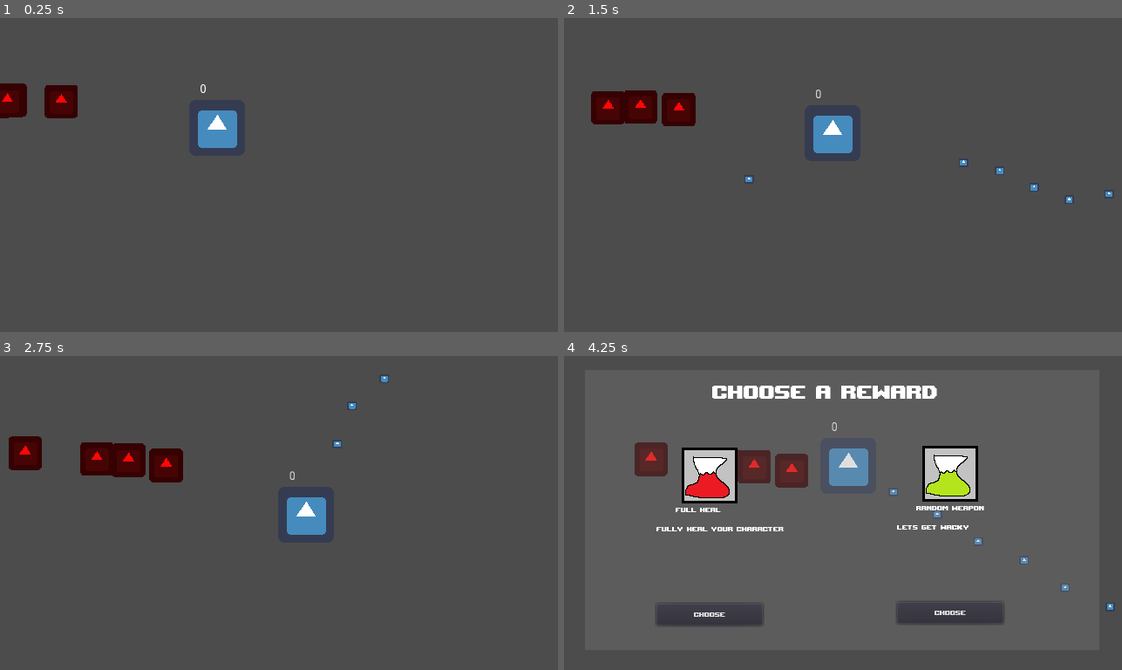
Above: before the commit, frames 1-4 (two rows, left to right).
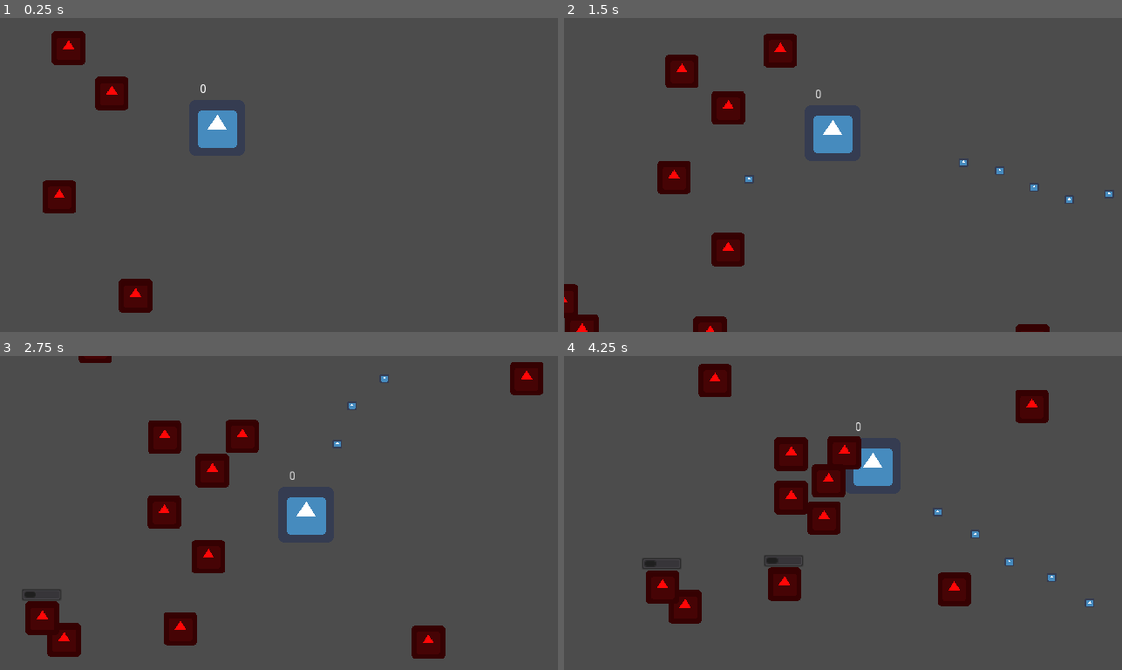
Above: after the commit, the same moments.

Repository: diegoteran/LudumDare52
Game: Godot game, scene res://world.tscn
Two runs of this game, one before a commit and one after it. Both use one fixed random seed, a clock stepped at 60 frames per second and the inputs below. The engine's default icon, where the game draws it, is replaced by a stand-in: a white triangle on a blue panel in a dark square.
Inputs (mouse positions are in pixels of both pictures, inside the frame that each line leads up to):
- Up to frame 1 (0.25 s): no input
- Up to frame 2 (1.5 s): move the mouse to (965, 159) at 0.52 s; press the mouse at (965, 159) at 0.53 s; hold D (move_right) 0.53-1.28 s; move the mouse to (731, 190) at 1.27 s; release the mouse at (731, 190) at 1.28 s; hold S (move_down) from 1.28 s (still down); click (731, 190) at 1.35 s
- Up to frame 3 (2.75 s): move the mouse to (334, 443) at 2.02 s; release S (move_down) at 2.03 s; press the mouse at (334, 443) at 2.03 s; hold D (move_right) from 2.03 s (still down)
- Up to frame 4 (4.25 s): move the mouse to (815, 575) at 2.77 s; release D (move_right) at 2.78 s; release the mouse at (815, 575) at 2.78 s; hold W (move_up) 2.78-3.53 s; click (815, 575) at 2.85 s; move the mouse to (1010, 560) at 3.52 s; press the mouse at (1010, 560) at 3.53 s; hold A (move_left) from 3.53 s (still down); tap J (debug) at 4.15 s

The runs differ from the first frame. In frame 1, 3.7% of the frame differs, in the area x 0-28%, y 4-94%; in frame 2, 6.1%; in frame 3, 8.8%; in frame 4, 16%, in the area x 12-99%, y 2-86%.
Error after the commit: Invalid call. Nonexistent function 'open_upgrade_menu_with_upgrades' in base 'Node (globals.gd)'. (res://player/Player.gd:50)

Commit message:
Add gameplay loop and remove semicolons

Diff:
--- a/New folder/Hitboxes and Hurtboxes/HitBox.gd
+++ b/New folder/Hitboxes and Hurtboxes/HitBox.gd
@@ -1,5 +1,5 @@
 extends Area2D
 
 export var damage = 1
-export var knockback = 0;
-export var knockbackDirection = Vector2.ZERO;
+export var knockback = 0
+export var knockbackDirection = Vector2.ZERO
--- a/New folder/UpgradesAndMenus/Menus/TempUpgradeMenu.gd
+++ b/New folder/UpgradesAndMenus/Menus/TempUpgradeMenu.gd
@@ -1,13 +1,14 @@
 extends Control
 
 
-onready var upgrade1 = $Upgrade1/Upgrade;
-onready var upgrade2 = $Upgrade2/Upgrade;
+onready var upgrade1 = $Upgrade1/Upgrade
+onready var upgrade2 = $Upgrade2/Upgrade
 
 func _ready():
 	pass # Replace with function body.
 
 func upgrade_chosen():
-	print("upgrade chosen");
-	Globals.paused = false;
-	queue_free();
+	print("upgrade chosen")
+	Globals.paused = false
+	LevelManager.startLevel()
+	queue_free()
--- a/New folder/UpgradesAndMenus/upgrades/UpgradeBase.gd
+++ b/New folder/UpgradesAndMenus/upgrades/UpgradeBase.gd
@@ -8,17 +8,17 @@
 	$Name.text = upgradeName
 	$Description.text = description
 	var texture = ImageTexture.new();
-	var image = Image.new();
-	image.load(iconPath);
+	var image = Image.new()
+	image.load(iconPath)
 	texture.create_from_image(image)
-	$Sprite.texture = texture;
+	$Sprite.texture = texture
 
 func apply_upgrade():
 	# Do something to the player probably
-	return;
+	return
 
 
 func _on_Button_pressed():
 	apply_upgrade()
-	get_parent().get_parent().upgrade_chosen();
+	get_parent().get_parent().upgrade_chosen()
 	pass # Replace with function body.
--- a/New folder/UpgradesAndMenus/upgrades/randomWeapon.gd
+++ b/New folder/UpgradesAndMenus/upgrades/randomWeapon.gd
@@ -4,7 +4,7 @@
 	upgradeName = "Random Weapon"
 	description  = "Lets get wacky"
 	iconPath = "res://assets/art/programmerArt/greenHealthIGuess.png"
-	.setValues();
+	.setValues()
 
 func apply_upgrade():
-	print("this is going to be wild");
+	print("this is going to be wild")
--- a/New folder/enemies/Enemy.gd
+++ b/New folder/enemies/Enemy.gd
@@ -4,7 +4,7 @@
 export var MAX_SPEED = 50
 export var FRICTION = 200
 export var KNOCKBACK_FRICTION = 150
-export var MAX_HP = 5;
+export var MAX_HP = 5
 var hp = MAX_HP setget set_hp
 
 enum {
@@ -30,19 +30,19 @@
 	if new_value != hp:
 		hp = new_value
 		healthBar.value = hp;
-		healthBar.visible = healthBar.value < MAX_HP;
+		healthBar.visible = healthBar.value < MAX_HP
 		if hp <= 0:
-			on_death();
-			state = DEAD;
+			on_death()
+			state = DEAD
 
 # Called when the node enters the scene tree for the first time.
 func _ready():
 	player = Globals.get_player()
-	$HealthBar.max_value = MAX_HP;
+	$HealthBar.max_value = MAX_HP
 
 func _physics_process(delta):
 	if Globals.paused:
-		return;
+		return
 	debug.text = str(state)
 
 	if state == DEAD:
@@ -76,12 +76,13 @@
 	print("HIT THE HUMAN")
 
 func on_death():
-	queue_free();
+	LevelManager.enemyDied()
+	queue_free()
 
 func _on_HurtBox_area_entered(area):
-	var newHp = max(0, hp - area.damage);
+	var newHp = max(0, hp - area.damage)
 	print("enemy hit for " + str(area.damage))
-	set_hp(newHp);
-	knockback += area.knockback * area.knockbackDirection;
-	area.get_parent().hit_something();
+	set_hp(newHp)
+	knockback += area.knockback * area.knockbackDirection
+	area.get_parent().hit_something()
 	pass # Replace with function body.
--- a/New folder/globals/globals.gd
+++ b/New folder/globals/globals.gd
@@ -1,7 +1,6 @@
 extends Node
 
 var player
-var upgradeMenu = preload("res://UpgradesAndMenus/Menus/TempUpgradeMenu.tscn")
 var paused = false;
 
 # Called when the node enters the scene tree for the first time.
@@ -10,18 +9,11 @@
 
 func set_player(player_ref):
 	player = player_ref
+	# FIX THIS LATER
+	LevelManager.startLevel()
 
 func get_player():
 	return player
 
-func open_upgrade_menu_with_upgrades(upgrade1, upgrade2):
-	paused = true;
-	var menu = upgradeMenu.instance();
-	get_tree().root.add_child(menu);
-	var basePath = "res://UpgradesAndMenus/Upgrades/";
-	var upgrade1Script = load(basePath + UpgradeDict.upgrades[upgrade1])
-	menu.upgrade1.set_script(upgrade1Script)
-	menu.upgrade1.setValues()
-	var upgrade2Script = load(basePath + UpgradeDict.upgrades[upgrade2])
-	menu.upgrade2.set_script(upgrade2Script)
-	menu.upgrade2.setValues()
+func level_root():
+	return get_tree().root
--- /dev/null
+++ b/New folder/globals/levelManager.gd
@@ -0,0 +1,39 @@
+extends Node
+
+var enemy = preload("res://enemies/Enemy.tscn")
+var enemiesAlive = 0
+var upgradeMenu = preload("res://UpgradesAndMenus/Menus/TempUpgradeMenu.tscn")
+
+func startLevel():
+	var numEnemies = rand_range(5,20)
+	spawnEnemies(numEnemies)
+
+func spawnEnemies(numEnemies):
+	# Determine valid positions
+	# Get random assortment of enemies
+	for i in range(numEnemies):
+		var newEnemy = enemy.instance()
+		Globals.level_root().call_deferred("add_child", newEnemy)
+		var enemyPos = Globals.get_player().global_position
+		enemyPos += (Vector2(50,50) + Vector2(1,1)*rand_range(1,500)).rotated(deg2rad(rand_range(0,360)))
+		newEnemy.global_position = enemyPos
+		enemiesAlive += 1
+
+func enemyDied():
+	enemiesAlive -= 1
+	if enemiesAlive <= 0:
+		print("all enemies dead")
+		# TODO Check to see if we made it through the last room
+		open_upgrade_menu_with_upgrades(0,1)
+
+func open_upgrade_menu_with_upgrades(upgrade1, upgrade2):
+	Globals.paused = true
+	var menu = upgradeMenu.instance()
+	Globals.level_root().add_child(menu)
+	var basePath = "res://UpgradesAndMenus/Upgrades/"
+	var upgrade1Script = load(basePath + UpgradeDict.upgrades[upgrade1])
+	menu.upgrade1.set_script(upgrade1Script)
+	menu.upgrade1.setValues()
+	var upgrade2Script = load(basePath + UpgradeDict.upgrades[upgrade2])
+	menu.upgrade2.set_script(upgrade2Script)
+	menu.upgrade2.setValues()
--- a/New folder/project.godot
+++ b/New folder/project.godot
@@ -18,6 +18,7 @@
 
 Globals="*res://globals/globals.gd"
 UpgradeDict="*res://globals/upgradeDict.gd"
+LevelManager="*res://globals/levelManager.gd"
 
 [display]
 
--- a/New folder/projectiles/projectile.gd
+++ b/New folder/projectiles/projectile.gd
@@ -5,37 +5,37 @@
 export var DMG = 10.0
 export var CRIT_DMG = 5.0
 export var CRIT_CHANCE = 0.1
-export var KNOCKBACK = 1.0;
+export var KNOCKBACK = 1.0
 
 onready var hitbox = $HitBox
 
 var velocity = Vector2.ZERO
-var timeAlive = 0;
+var timeAlive = 0
 
 # Called when the node enters the scene tree for the first time.
 func _ready():
-	return;
+	return
 
 func _process(delta):
 	if Globals.paused:
-		return;
+		return
 	timeAlive += delta;
 	if (timeAlive > ALIVE_TIME):
 		queue_free()
 
 func _physics_process(delta):
 	if Globals.paused:
-		return;
+		return
 	velocity = move_and_slide(velocity)
 
 func shoot(direction):
-	velocity = SPEED*direction.normalized();
-	hitbox.damage = DMG;
+	velocity = SPEED*direction.normalized()
+	hitbox.damage = DMG
 	if rand_range(0,1) < CRIT_CHANCE:
 		print("Crit!")
-		hitbox.damage += CRIT_DMG;
-	hitbox.knockback = KNOCKBACK;
-	hitbox.knockbackDirection = direction;
+		hitbox.damage += CRIT_DMG
+	hitbox.knockback = KNOCKBACK
+	hitbox.knockbackDirection = direction
 
 func hit_something():
-	queue_free();
+	queue_free()
--- a/New folder/projectiles/weapon.gd
+++ b/New folder/projectiles/weapon.gd
@@ -49,7 +49,7 @@
 	p.CRIT_CHANCE = projectileCritChance
 	p.KNOCKBACK = projectileKnockback
 	p.global_position = get_parent().global_position + direction.normalized()*BUFFER_DIST
-	get_tree().root.add_child(p)
+	Globals.level_root().add_child(p)
 	direction = direction.rotated(deg2rad(rand_range(-spray, spray)))
 	p.shoot(direction)
 	cooldown = fireRate
--- a/New folder/world.tscn
+++ b/New folder/world.tscn
@@ -1,33 +1,8 @@
-[gd_scene load_steps=3 format=2]
+[gd_scene load_steps=2 format=2]
 
 [ext_resource path="res://player/Player.tscn" type="PackedScene" id=1]
-[ext_resource path="res://enemies/Enemy.tscn" type="PackedScene" id=2]
 
 [node name="world" type="Node2D"]
 
 [node name="Player" parent="." instance=ExtResource( 1 )]
 position = Vector2( 249, 126 )
-
-[node name="Enemy" parent="." instance=ExtResource( 2 )]
-position = Vector2( 106, 95 )
-
-[node name="Enemy2" parent="." instance=ExtResource( 2 )]
-position = Vector2( 106, 95 )
-
-[node name="Enemy3" parent="." instance=ExtResource( 2 )]
-position = Vector2( 106, 95 )
-
-[node name="Enemy4" parent="." instance=ExtResource( 2 )]
-position = Vector2( 106, 95 )
-
-[node name="Enemy5" parent="." instance=ExtResource( 2 )]
-position = Vector2( 106, 95 )
-
-[node name="Enemy6" parent="." instance=ExtResource( 2 )]
-position = Vector2( 106, 95 )
-
-[node name="Enemy7" parent="." instance=ExtResource( 2 )]
-position = Vector2( 106, 95 )
-
-[node name="Enemy8" parent="." instance=ExtResource( 2 )]
-position = Vector2( 106, 95 )
